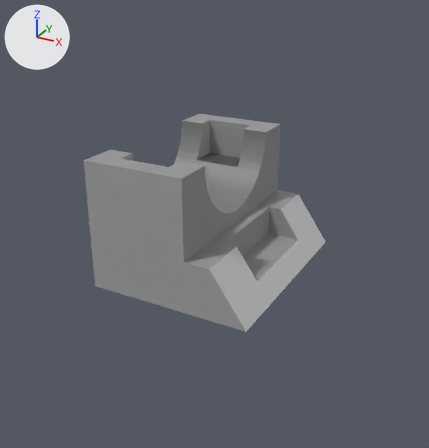
An edit to the glTF model Q1c.gltf, drawn before and after from the same camera.
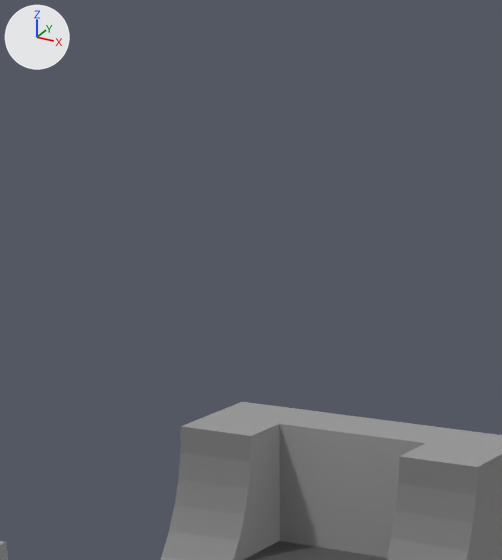
The first picture shows the older version from a 50 mm camera at (10.56, -19.21, 11.28) aimed at (2.26, -4.11, 3.74). The close-ups show both versions on the part from 30% to 64% of the width and 0% to 35% of the height of that picture; other places that the commit changed are outside them. Arrows for +X, +Y and +Z are at upper left; the lights stay in place. Where no turn or scale is listed for an object, it has been applied to the vertices.

The first close-up shows 'Q1c'.
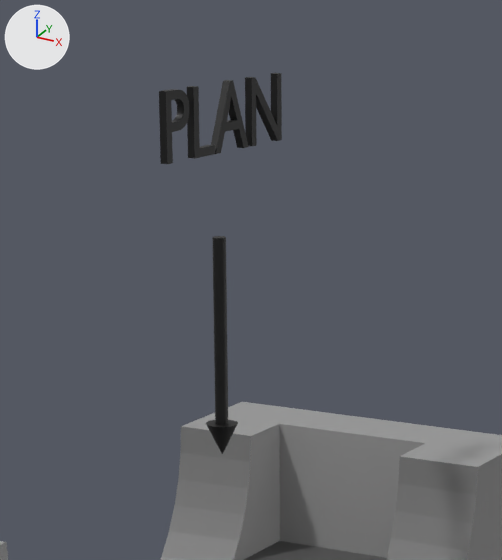
Location of each change, (x1, y1, x2, y2) in pixels of the close-ups (502 x 560 px):
'Text', added (black)
    after: (159, 73, 282, 164)
'Cone.001', added (black)
    after: (206, 236, 238, 454)

What changed in the scene script:
```text
Add mat_material_008:
    mat_material_008 = principled_material('Material.008')
    mat_material_008.base_color = (0.0, 0.0, 0.0)  # black #000000
Add mat_material_007:
    mat_material_007 = principled_material('Material.007')
    mat_material_007.base_color = (0.0, 0.0, 0.0)  # black #000000
Add me_text_001:
    me_text_001.from_pydata(...)  # 166 vertices, 324 faces; spans x -0.03..0.05, y 0.07..2.37, z 0.0..0.69
    me_text_001.materials.append(mat_material_008)  # black #000000
Add me_cone_001:
    me_cone_001.from_pydata(...)  # 97 vertices, 186 faces; spans x -0.17..0.17, y -0.17..0.17, z -0.17..2.14
    me_cone_001.materials.append(mat_material_007)  # black #000000
Add ob_text:
    ob_text = bpy.data.objects.new('Text', me_text_001)
    ob_text.location = (-0.936, -1.088, 8.624)
Add ob_cone_001:
    ob_cone_001 = bpy.data.objects.new('Cone.001', me_cone_001)
    ob_cone_001.location = (-0.928, 0.017, 5.642)
```
